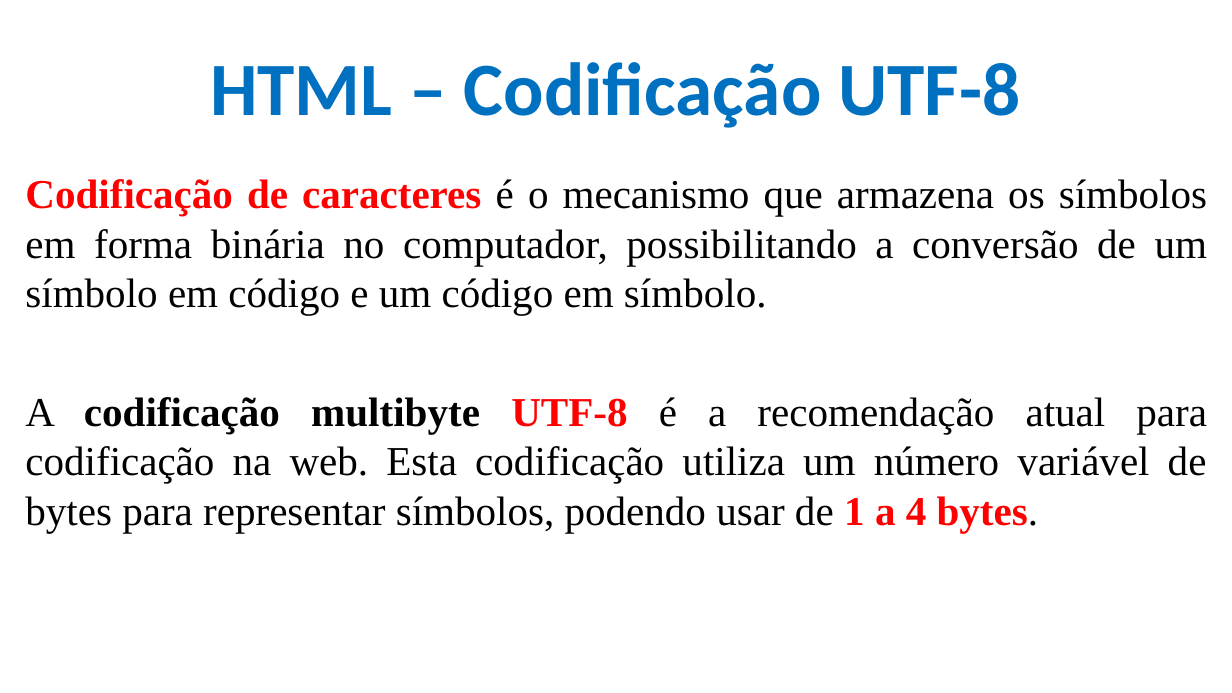
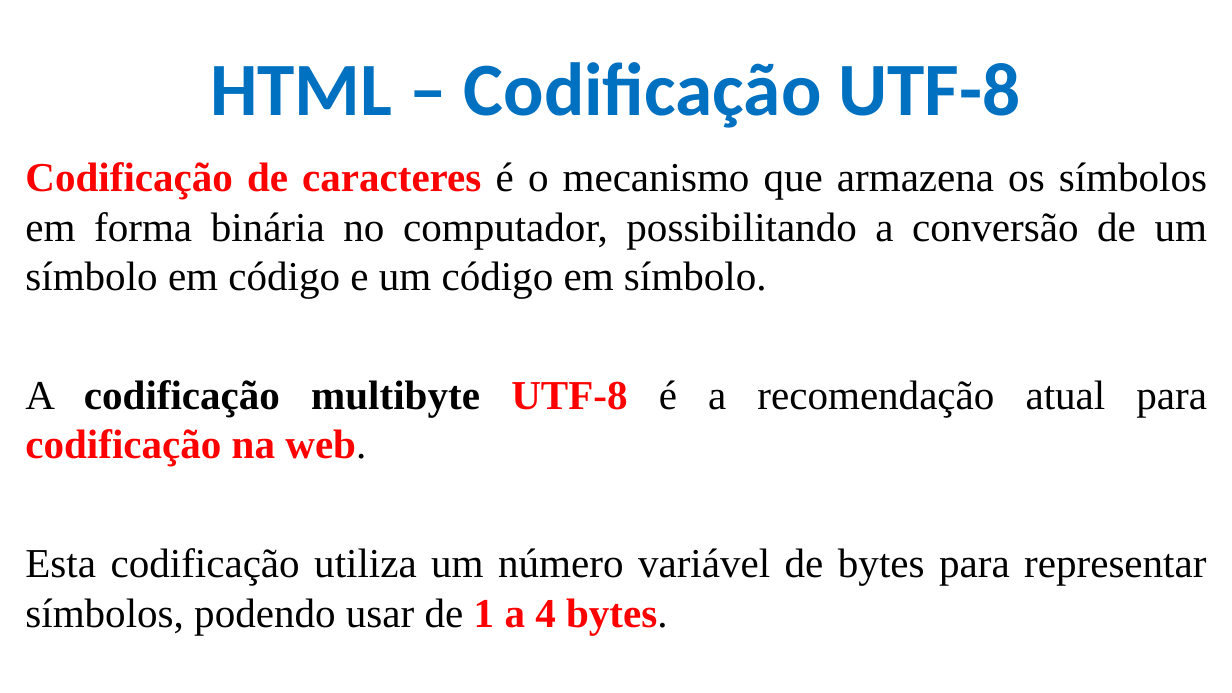
Before and after one commit to CloudEducationBrazil/WydenDesenvolvimentoWebPHP, a slide deck: slide 14 of 01 Classes/Aula 02 Desenvolvimento Web PHP - HTML.pptx (slide 19 before the commit). Drawn at 1232x693 pixels with LibreOffice and Linux fonts; fonts in the diff are those of the drawing; background and template pictures are left out. Boxes give left, top, right and bottom in pixels: in the first picture for what was removed or moved away, otherwise in the second. Text is boxed around its words. In the diff, an @@ line names an element or a change of style, - is before the commit and + after.

Commit message:
atualização slides aula 01, 02 24Ago2023

```diff
--- a/01 Classes/Aula 02 Desenvolvimento Web PHP - HTML.pptx
+++ b/01 Classes/Aula 02 Desenvolvimento Web PHP - HTML.pptx
@@ text "Codificação de caracteres é o ..." moved from (x1=25, y1=179, x2=1207, y2=533) to (x1=25, y1=162, x2=1207, y2=635) @@
@@ text at (x1=25, y1=380, x2=1207, y2=635): text changed @@
-A codificação multibyte UTF-8 é a recomendação atual para codificação na web. Esta codificação utiliza um número variável de bytes para representar símbolos, podendo usar de 1 a 4 bytes.
+A codificação multibyte UTF-8 é a recomendação atual para codificação na web.
+Esta codificação utiliza um número variável de bytes para representar símbolos, podendo usar de 1 a 4 bytes.
```
Also in this commit, not shown: 12 other slides changed, 6 slides removed, 1 other file.
